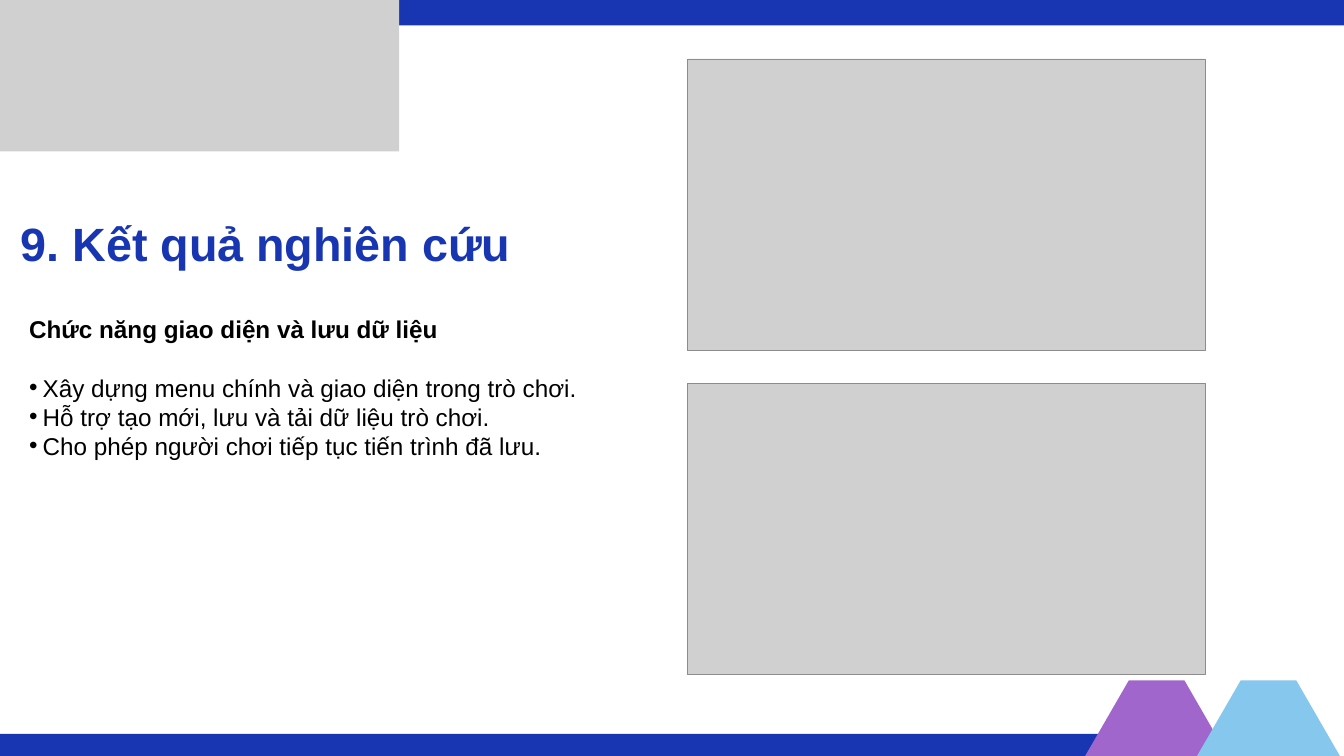
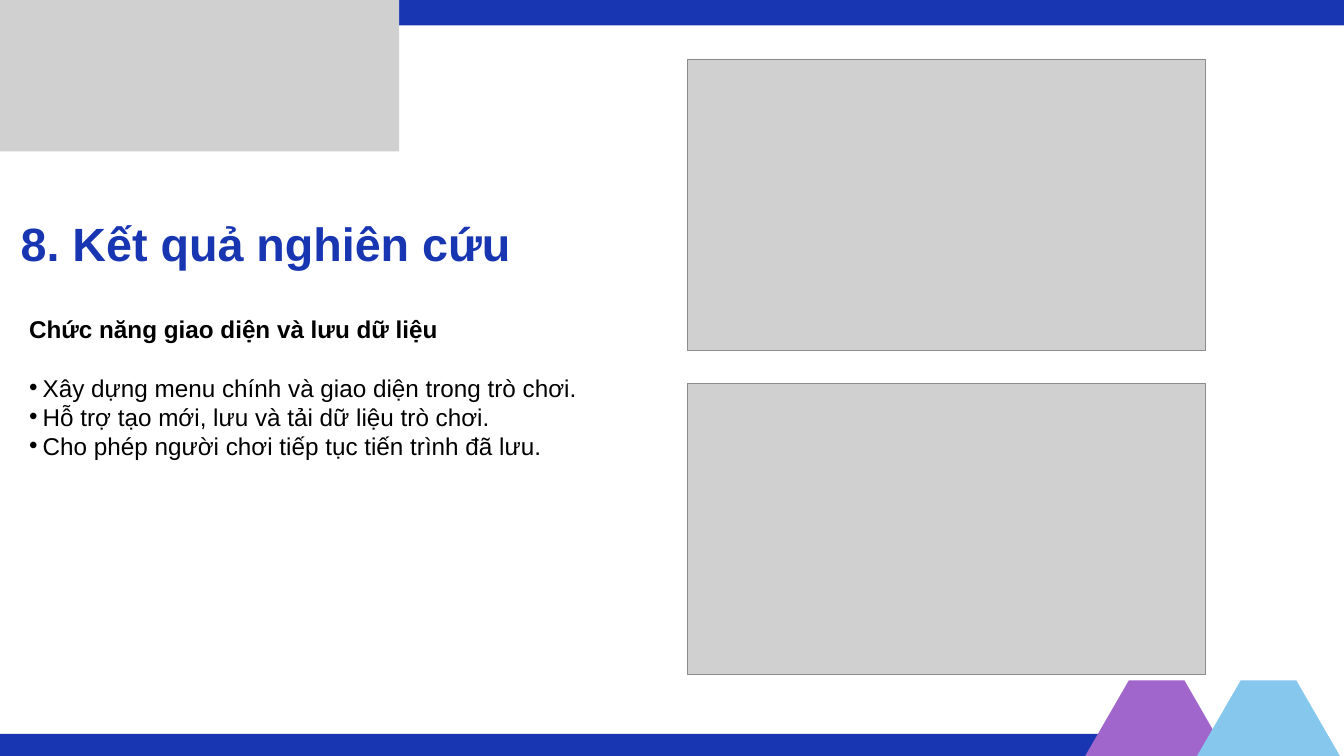
Before and after one commit to HaGiaLoc/tn-da22ttd-110122103-hagialoc-xaydungtrochoisinhton2d, a slide deck: slide 10 of thesis/abs/tn_slide.pptx. Drawn at 1344x756 pixels with LibreOffice and Linux fonts; fonts in the diff are those of the drawing; grey boxes stand for pictures. Boxes give left, top, right and bottom in pixels: in the first picture for what was removed or moved away, otherwise in the second. Text is boxed around its words. In the diff, an @@ line names an element or a change of style, - is before the commit and + after.

```diff
--- a/thesis/abs/tn_slide.pptx
+++ b/thesis/abs/tn_slide.pptx
@@ text at [21, 225, 510, 270]: text changed @@
-9. Kết quả nghiên cứu
+8. Kết quả nghiên cứu
```
Also in this commit, not shown: 5 other slides changed.
